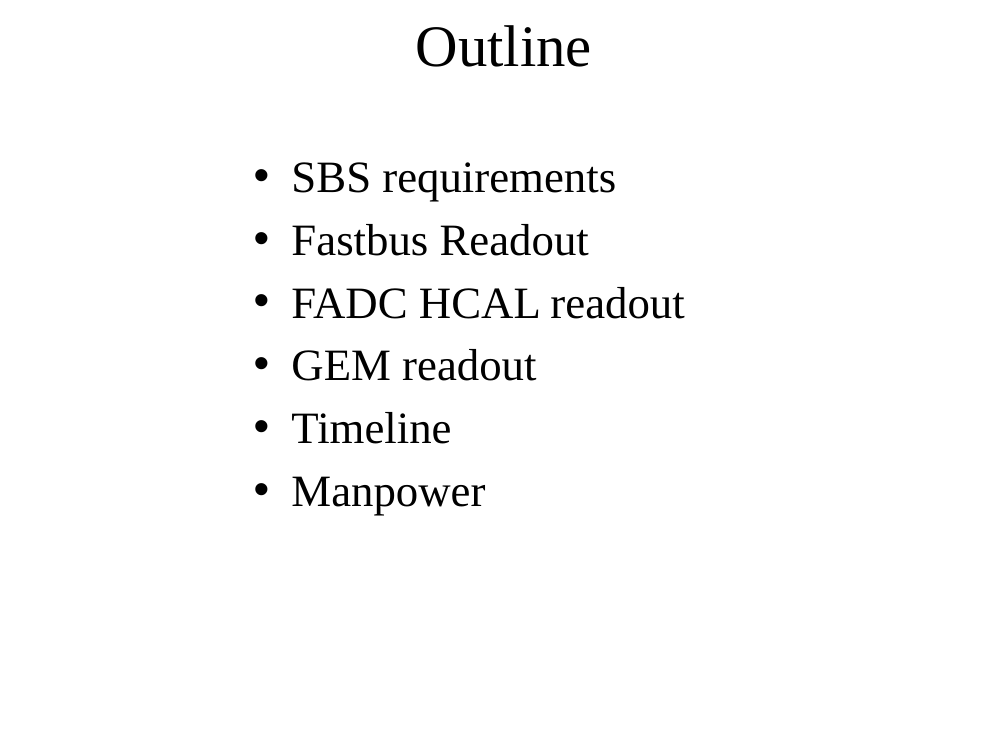
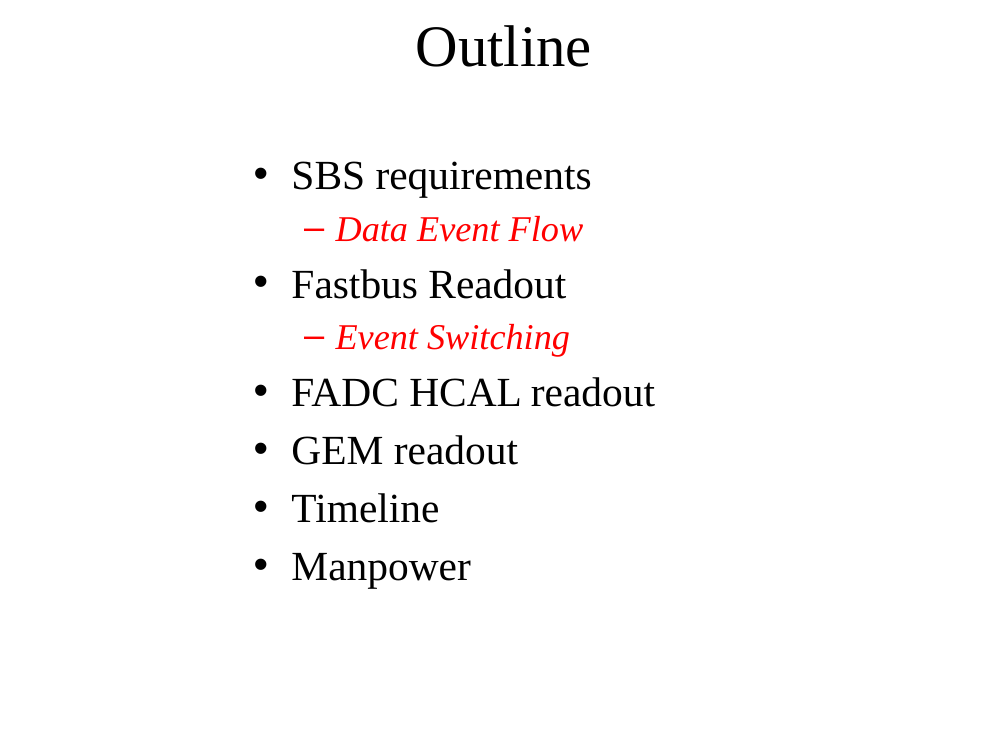
Before and after one commit to bmoffit/sbsdaq, a slide deck: slide 2 of 2015_DOE_Review/SuperBigBite DAQ update.pptx. Drawn at 1008x756 pixels with LibreOffice and Linux fonts; fonts in the diff are those of the drawing; background and template pictures are left out. Boxes give left, top, right and bottom in pixels: in the first picture for what was removed or moved away, otherwise in the second. Text is boxed around its words. In the diff, an @@ line names an element or a change of style, - is before the commit and + after.

```diff
--- a/2015_DOE_Review/SuperBigBite DAQ update.pptx
+++ b/2015_DOE_Review/SuperBigBite DAQ update.pptx
@@ text at [291,161,655,589]: size 32 to 29.6 pt in "SBS requirements", "Fastbus Readout", "FADC HCAL readout", "GEM readout" and 2 more places @@
@@ text at [336,215,584,242]: paragraph added @@
+  – Data Event Flow
@@ text at [336,323,570,357]: paragraph added @@
+  – Event Switching
```
Also in this commit, not shown: 1 other slide changed.
